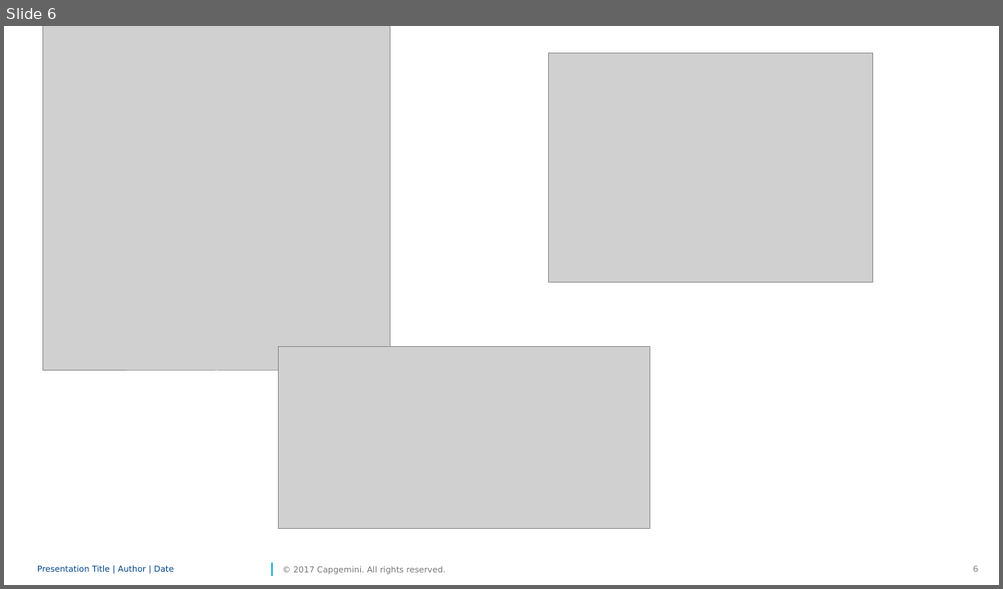
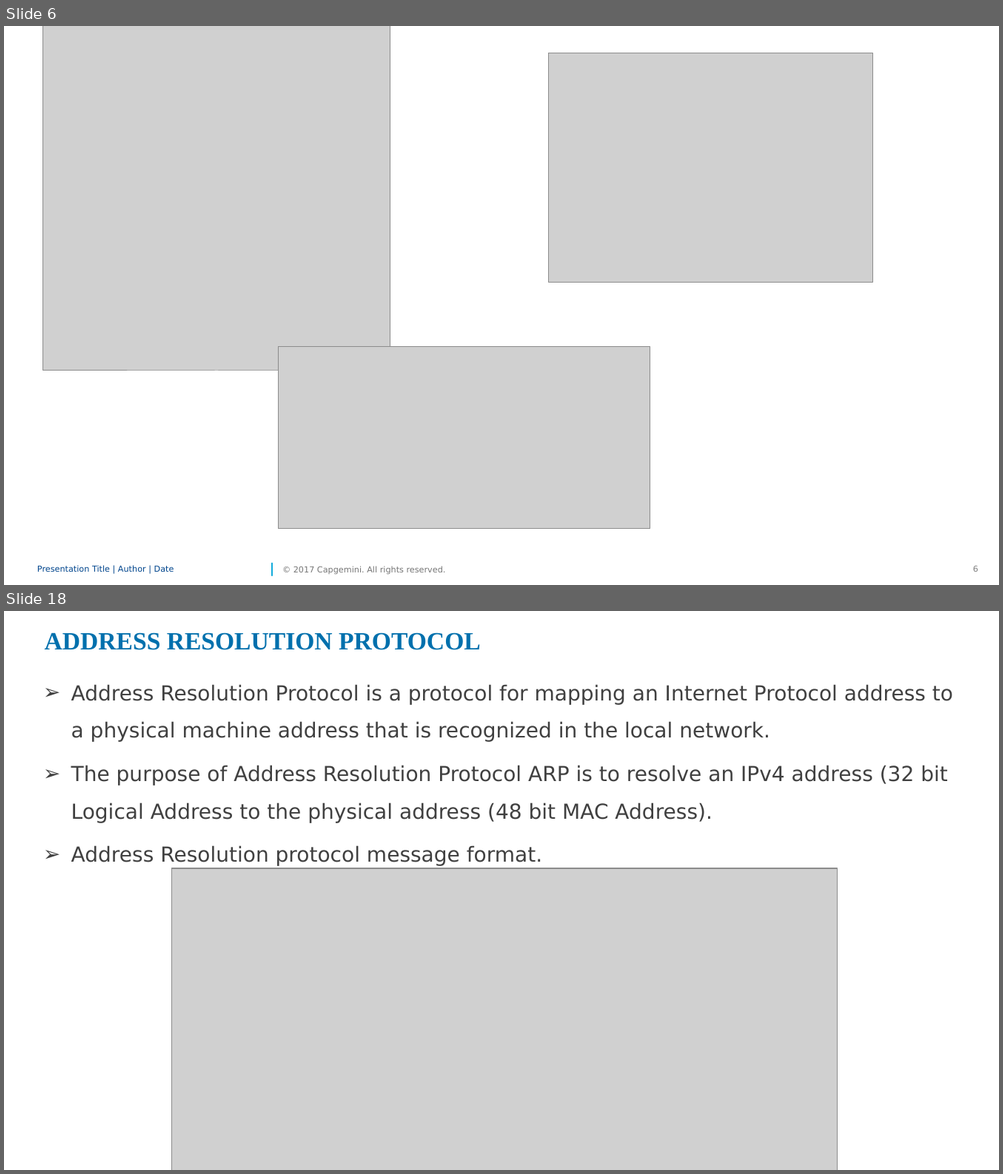
Before and after one commit to MohammedAashik/sparkCG, a slide deck: DAtalink.pptx. Shown one above the other, each under a label of ours: slide 6 before the commit, slides 6 and 18 after it; the slides between them are not shown. The pictures are 1003x589 and 1003x1174 pixels, drawn with LibreOffice and Linux fonts; fonts in the diff are those of the drawing; grey boxes stand for pictures; background and template pictures are left out. Boxes give left, top, right and bottom in pixels: in the first picture for what was removed or moved away, otherwise in the second. Text is boxed around its words. In the diff, an @@ line names an element or a change of style, - is before the commit and + after.

```diff
--- a/DAtalink.pptx
+++ b/DAtalink.pptx
@@ slide 18 added at (4, 611, 999, 1170), background #FFFFFF @@
@@ title added at (45, 632, 481, 650), 24 pt, text #0070AD, bold @@
+ADDRESS RESOLUTION PROTOCOL
@@ subtitle added at (71, 684, 953, 866), 20 pt, text #404040 @@
+➢ Address Resolution Protocol is a protocol for mapping an Internet Protocol address to a physical machine address that is recognized in the local network.
+➢ The purpose of Address Resolution Protocol ARP is to resolve an IPv4 address (32 bit Logical Address to the physical address (48 bit MAC Address).
+➢ Address Resolution protocol message format.
@@ picture added at (172, 869, 837, 1170) @@
```
Also in this commit, not shown: 1 slide changed, 14 other slides added.
